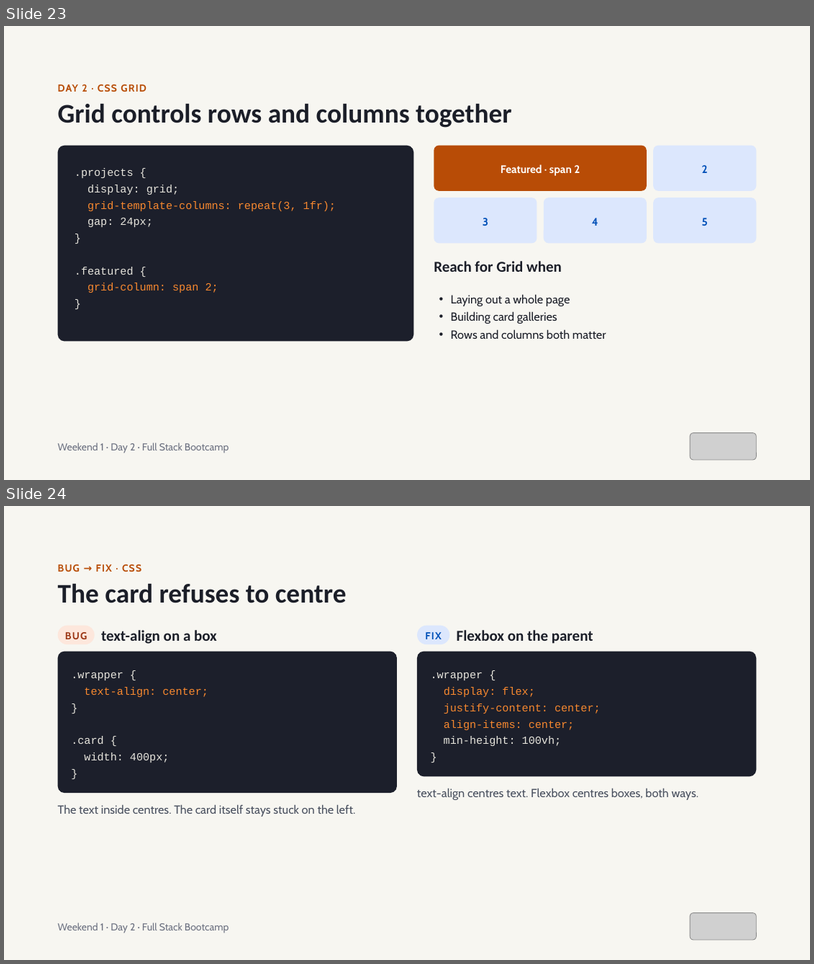
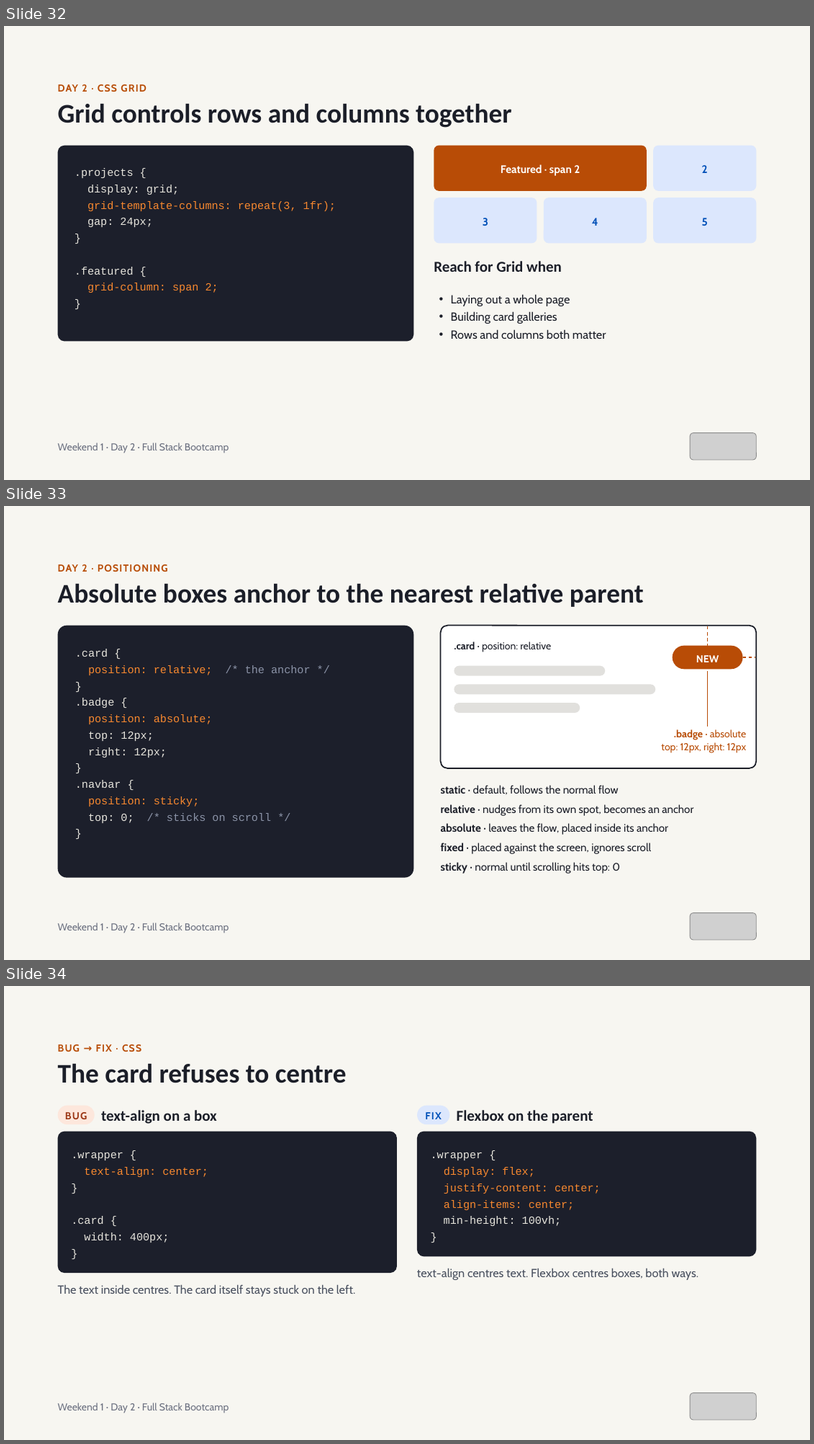
Before and after one commit to Matiz009/web-qi, a slide deck: resources/Weekend 1 — Dev Foundations & Modern Web.pptx. Shown one above the other, each under a label of ours: slides 23 and 24 before the commit, slides 32, 33 and 34 after it. The pictures are 814x964 and 814x1444 pixels, drawn with LibreOffice and Linux fonts; fonts in the diff are those of the drawing; grey boxes stand for pictures. Boxes give left, top, right and bottom in pixels: in the first picture for what was removed or moved away, otherwise in the second. Text is boxed around its words. In the diff, an @@ line names an element or a change of style, - is before the commit and + after.

```diff
--- a/resources/Weekend 1 — Dev Foundations & Modern Web.pptx
+++ b/resources/Weekend 1 — Dev Foundations & Modern Web.pptx
@@ slide 33 added at (x1=4, y1=506, x2=810, y2=960), background #F7F6F1 @@
@@ text added at (x1=58, y1=564, x2=168, y2=572), 12 pt, text #B84C06, bold @@
+DAY 2 · POSITIONING
@@ title added at (x1=58, y1=583, x2=644, y2=607), 32 pt, text #1B1E28, bold @@
+Absolute boxes anchor to the nearest relative parent
@@ rounded rectangle added at (x1=58, y1=626, x2=414, y2=878), fill #1C1F2B, 13 pt, text #F7882F @@
+.card {
+position: relative; /* the anchor */
+}
+.badge {
+position: absolute;
+top: 12px;
+right: 12px;
+}
+.navbar {
+position: sticky;
+top: 0; /* sticks on scroll */
+}
@@ rounded rectangle added at (x1=441, y1=626, x2=756, y2=768), fill #FFFFFF, outline #1B1E28 1.5 pt @@
@@ line added from (708, 626) to (708, 646), #B84C06 1 pt dashed @@
@@ text added at (x1=454, y1=641, x2=551, y2=652), 12 pt, text #1B1E28 @@
+.card · position: relative
@@ rounded rectangle added at (x1=673, y1=646, x2=744, y2=669), fill #B84C06, 12 pt, text #FFFFFF, bold @@
+NEW
@@ rounded rectangle added at (x1=454, y1=666, x2=605, y2=676), fill #E1E0DD @@
@@ line added from (708, 726) to (708, 671), #B84C06 1 pt @@
@@ line added from (743, 657) to (756, 657), #B84C06 1 pt dashed @@
@@ rounded rectangle added at (x1=454, y1=684, x2=656, y2=694), fill #E1E0DD @@
@@ rounded rectangle added at (x1=454, y1=703, x2=580, y2=713), fill #E1E0DD @@
@@ text added at (x1=661, y1=729, x2=746, y2=753), 12 pt, text #B84C06 @@
+.badge · absolute
+top: 12px, right: 12px
@@ text added at (x1=441, y1=785, x2=619, y2=795), 13 pt, text #1B1E28 @@
+static · default, follows the normal flow
@@ text added at (x1=441, y1=804, x2=694, y2=815), 13 pt, text #1B1E28 @@
+relative · nudges from its own spot, becomes an anchor
@@ text added at (x1=441, y1=823, x2=669, y2=834), 13 pt, text #1B1E28 @@
+absolute · leaves the flow, placed inside its anchor
@@ text added at (x1=441, y1=842, x2=651, y2=854), 13 pt, text #1B1E28 @@
+fixed · placed against the screen, ignores scroll
@@ text added at (x1=441, y1=862, x2=620, y2=873), 13 pt, text #1B1E28 @@
+sticky · normal until scrolling hits top: 0
@@ picture added at (x1=691, y1=913, x2=757, y2=939) @@
@@ text added at (x1=58, y1=922, x2=229, y2=933), 12 pt, text #6B7080 @@
+Weekend 1 · Day 2 · Full Stack Bootcamp
@@ what was slide 23 is now slide 32 @@
@@ what was slide 24 is now slide 34 @@
```
Also in this commit, not shown: 10 slides changed, 21 other slides added, 5 other files.
